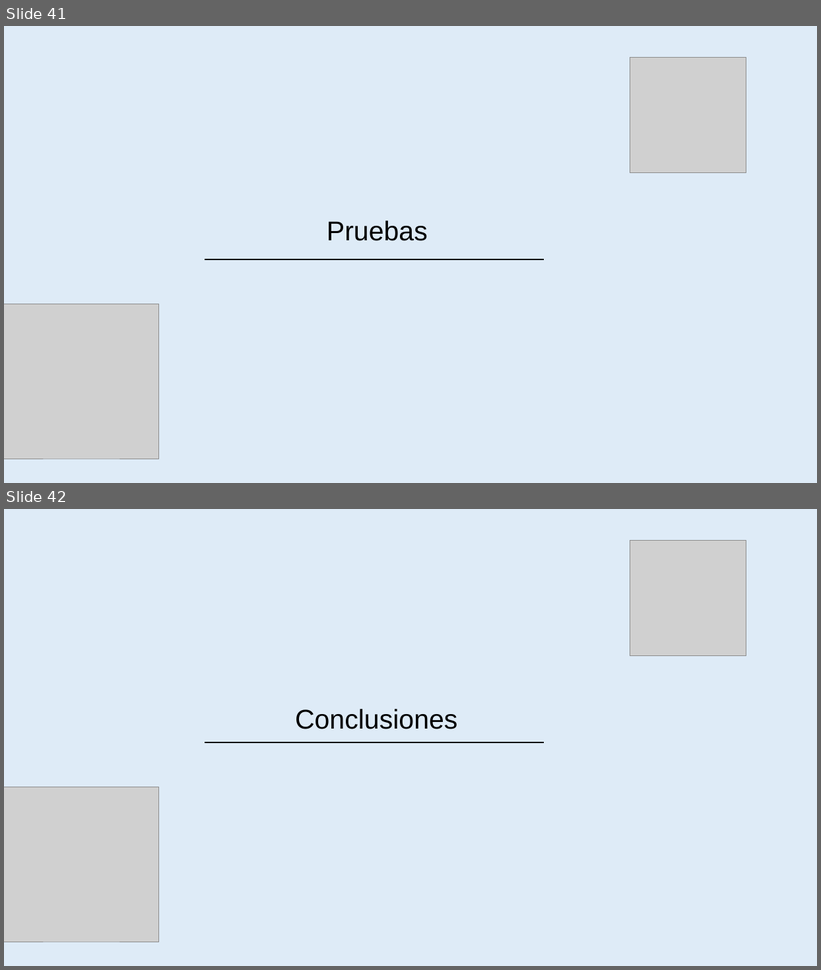
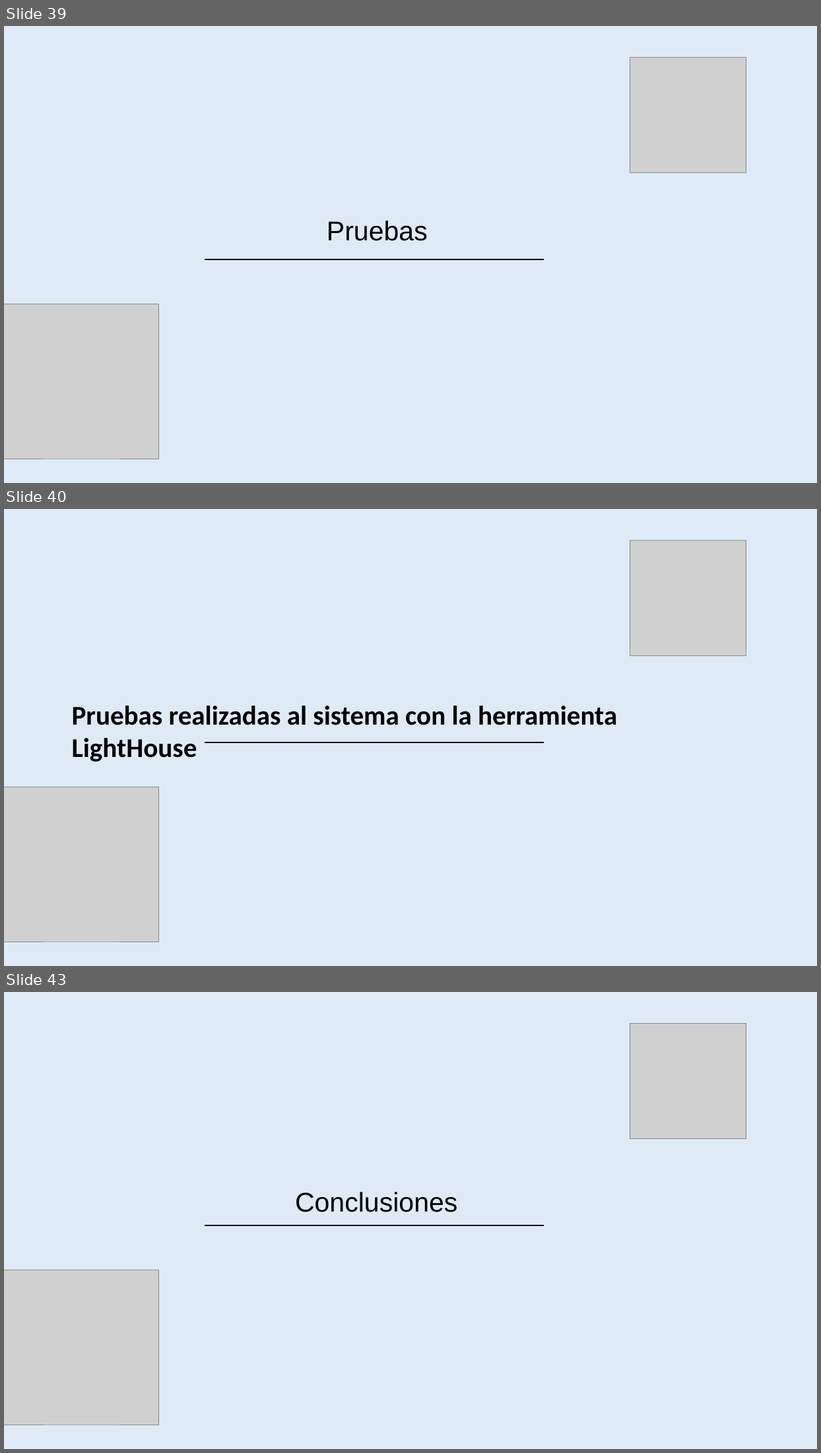
Before and after one commit to amypadron/prower_tesis, a slide deck: Digestión anaerobía.Original.pptx. Shown one above the other, each under a label of ours: slides 41 and 42 before the commit, slides 39, 40 and 43 after it; the slides between them are not shown. The pictures are 821x970 and 821x1453 pixels, drawn with LibreOffice and Linux fonts; fonts in the diff are those of the drawing; grey boxes stand for pictures; background and template pictures are left out. Boxes give left, top, right and bottom in pixels: in the first picture for what was removed or moved away, otherwise in the second. Text is boxed around its words. In the diff, an @@ line names an element or a change of style, - is before the commit and + after.

```diff
--- a/Digestión anaerobía.Original.pptx
+++ b/Digestión anaerobía.Original.pptx
@@ slide 40 added at box(4, 509, 817, 966), background #DEEBF7 @@
@@ picture added at box(630, 540, 746, 656) @@
@@ text added at box(72, 706, 617, 762), 32 pt, text #000000, bold @@
+Pruebas realizadas al sistema con la herramienta LightHouse
@@ line added from (205, 743) to (545, 743), #000000 1.5 pt @@
@@ picture added at box(4, 787, 159, 942) @@
@@ what was slide 41 is now slide 39 @@
@@ what was slide 42 is now slide 43 @@
```
Also in this commit, not shown: 4 slides changed, 3 other slides added, 2 slides removed.
